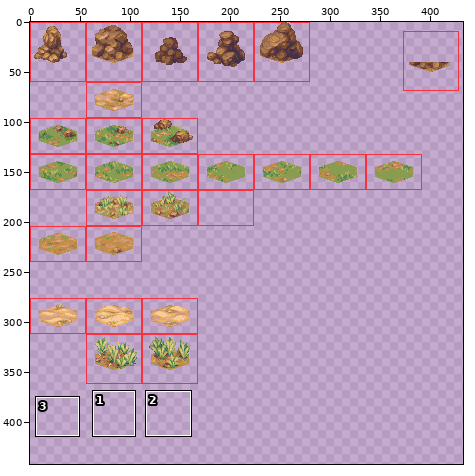
Edited in one commit: sprite sheet (public/assets/hex-tile-experiment-tiles.png). Above: a wide view before the commit, with the close-up outlined.
Close-up. Before the commit:
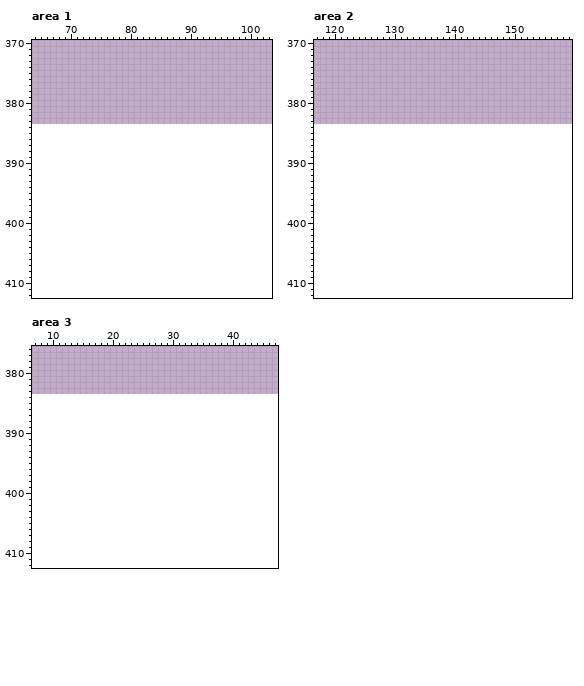
The file is 448x384 pixels. Shown: area 1: x 64..103, y 370..412; area 2: x 117..159, y 370..412; area 3: x 7..47, y 376..412. The old version is drawn lined up with the new one, on the new canvas. The wide view leaves out empty margins. The commit also changed other parts of the picture, which this record leaves out.
New version:
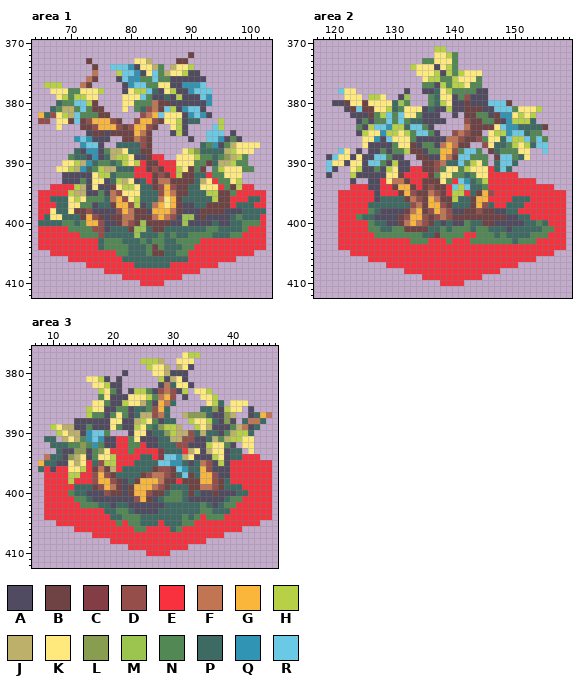
Palette (. is transparent): A #514b62  B #6f4344  C #823e44  D #964e4b  E #f9303d  F #c27552  G #fab63a  H #b7d147  J #bdb06a  K #ffe97c  L #889d50  M #9cc550  N #518853  P #3e6a64  Q #3094b4  R #6ac9e4
Changes in this commit:
canvas 448x384 -> 448x444
Changed rows in their new state; - is an unchanged pixel.
Area 1:
first column x 65:
372 -------------------------B------------
373 --------B-------KKJ----BB-------------
374 ---------B--RRRQAKKJN-JKKH------------
375 ---------F---HRRQAKRNJKKHAA-----------
376 --------FB---ARQQNNRNNAAAAAA----------
377 -HHH---FB-----AQRRNNKKAAQQQR----------
378 --KKKNNKKKH---AKHHRPAKHAAQRRR---------
379 ---KHNHHKK----KKKRNAAPAHAAARQ---------
380 ---PNNRRHB----KKNNNFBBAAAAAAQ---------
381 --PNJJNRNBB---K-NPDFBRHAQRRA----------
382 GPDKHJRNNNBB-----DFGRKKKAQRQA---------
383 DD-KKBRBDGGGDB--DGGDBKKHAPP---H-------
384 ---K---BBDGGGDBDGGDB--KHA----RH-------
385 --------ABBABBBBGFB---AHA---RRR-A-----
386 ------QRQAAA--BBFDB------A--RRQANA----
387 -------QRRA--PPPPDB--------PNQANJKKKK-
388 ------PAQQANJJKPPBB-----KHLPPPPJHKKK--
389 -----NPPAQAPJHHKAABEE--KKKHNNPNLJHN---
390 ----KKHJQPNNPNHKHEBBEEEKKKNNBPJJHNN---
391 ---KKHJQPNHJJPPPEEBDBEEHKBNB-NHKKKNN--
392 ----AAAAAKHHPNNNEEEBDBEHBBPPENNKKK----
393 ----AAANAKKAPHJKAPEBFFBBBBPJKENNKH----
394 --EEEEHJAKAABKHHKPPBDGDBBPPKKKENBHEE--
395 EEEEEHJJAANAFDKKKPPPDGFBBPPPHHBBNEEEEE
396 EEPPPKHKNNNPFGDKHPPPFKGBPPPPPHBBEEEPPE
397 EEEPPKKNNAPPBGGDHAPFGKGBAAPPBBBBEPPPEE
398 EEKPPKBBDAAAADGFBBAGGGFBAAABBBBAAAPPPP
399 EPKKPPPBGDBABBFFBBBFGFDAMMABAAAAPNPPPE
400 PPPPNNPNGGDAABFDBMBBBBAAMAAAAPAAPPNNNE
401 EEEEENNNNDDAPPPBMMPBBPPPPPPPNNPPPPNEEE
402 EEEEEEENNNDPPPPPMPPPNPNPPNNNNPPPNNEEEE
403 EEEEEEEEEEPNNNPPPNPNNPPNNNNEEEEEEEEEEE
404 EEEEEEEEEEPNNNNPPPNBNPPPNNEEEEEEEEEEEE
405 --EEEEEEEEEEENNPPPNBBPPNNEEEEEEEEEEE--
406 -----EEEEEEEEEPPPPPPPPPPPEEEEEEEE-----
407 --------EEEEEEEEPPPPPPEEEEEEEE--------
408 -----------EEEEEEEEEEEEEEEE-----------
409 --------------EEEEEEEEEE--------------
410 -----------------EEEE-----------------
Area 2:
first column x 119:
371 ------------------HH--------------------
372 ------------------KKHN------------------
373 ----------------NNKKKN------------------
374 --------------HKKKAKHN------------------
375 ---------------KKKHAHNHKKK--------------
376 ----------------KHHNNHKKKN--------------
377 ----------------NNAHNHHKNN--------------
378 --RKK--------A--AAPKHNNNNAA-------------
379 ---KKK-HHK--AM---NPKKANDAAA-------------
380 -AABKKBKKKKPMN---NPHKAABAAARRRB---------
381 ---ABRBBKKHPNKKKAPAAHAABBBAARRRNKKKH----
382 ----AAABNHRNRKKNAAA--A-BBNNABQQKHKH-----
383 -----ANANNRNRNPPAAAA---DBBNNBAQHHHP-----
384 -----NAHRRQHHPRRNA-----FBBBBKRQQPPPPB---
385 -----AHKKQHHKHNRRNA--DFDBB-KHHQRRPNN----
386 ------KKQARKKKNAAAAAFFDBBDNKKPRHHRNRN---
387 ------KAAAANKKBANNAFGFBB--DKPPNHKHPRR---
388 --RK-A-AANANNHBBANNGGDNRRN-BPNNNKK--R---
389 ARKKAKAARRNAA--BBAAGFBRRNNN-BRRNPK------
390 RKKAKKARRNAHAA--BBDFPPRNHKN-PRRP--------
391 RA--KHAANAHKAAEEBBDNKKNHKKKEPRP---------
392 A---HAAAAAKKBEEEEBNKKNNPNKKEEEEE--------
393 ----A--AAEKFFBEEBBBKNERQPNHEEEEEEEE-----
394 ----EEEAAEEBGGBEBDBBERHRPPNEEEEEEEEEEE--
395 --EEEEEEAEEEBGDBBFDBEHHEPBGDEEEEEEEEEEEE
396 --EEEEEEAPPPPBFDBGFBBHPPBGGEEEEPPPEEEEEE
397 --EEEEEPPPPPPPDFBGGDBPPPBGDPEEPPPEEEEEEE
398 --EEEEENPAAAABFGBDGFDAABBDBBAAPPEEEEEEEE
399 --EEENPPAAAABDGGDBDFDBBBBBBBBBAAPPEEEEEE
400 --EEEEENPPAABFGFDBPAPAANPPBBAAAAAPPNPEEE
401 --EEEEENNPPNNBBBBPPNPNNNPNNPPPAPPPPPNNEE
402 --EEEEEENNNNNNNNPPBNNNNEENNNPNPPPPNNNEEE
403 --EEEEEEEEEEEENNNEEENEEENNNNNNNPNNNEEEEE
404 --EEEEEEEEEEEEEEEEEEEEEEEEEEEEEEEEEEEEEE
405 ----EEEEEEEEEEEEEEEEEEEEEEEEEEEEEEEEEE--
406 -------EEEEEEEEEEEEEEEEEEEEEEEEEEEE-----
407 ----------EEEEEEEEEEEEEEEEEEEEEE--------
408 -------------EEEEEEEEEEEEEEEE-----------
409 ----------------EEEEEEEEEE--------------
410 -------------------EEEE-----------------
Area 3:
first column x 8:
377 ------------------------KHH------------
378 -----------------HHHJ--KKK-------------
379 ------------------HKKJ-JKA-------------
380 --------------A----KKJAAA--------------
381 --------KKHA-A------HAJKA--------------
382 ---------KKHAA------AFPKKA-------------
383 ----------HKNA-AHHNADFDAH-KKH----------
384 ----------NKAAAKKKHNFGD-A--KKH---------
385 ---------KKNAAHKKJNAGFP-----KHP-KKK----
386 --------HKKAANNAPPNDGP-----PPLAHKK-A---
387 --------HNNANKNAPJJDFP--JLLLPAALJ--APGF
388 ------AAAAAAKKAAJHKNAPP--HKKHPALA-PFFP-
389 --HKJJAANAAAKNAAHKNPLHHJ--HKJAAANJFAP--
390 ---HKJJAQRRN---AKKAPPLHJJDPJPPANJHHP---
391 -PP-JKJNQRQAAEENKAAAPPJJDDAAPJNJHHKK---
392 --PPPNNLNQNAAEENNEAAPPPDDAAAHKKNA-KK---
393 ---PAALLANLKEEENEEEECPPPEJKAJKKAPP-K---
394 -FPPALJKANKKHEEEEPPECRRQJKAAAHKAPPEEE--
395 GPPAAKJKEPDHHEEEPPPPRRQQPAPFDAHAEEEEEEE
396 PEAEEKKHEBFBJEPPPPPBDDBRQPPGDAAAEEEEEEE
397 -EEEEHHEEDGDBPPPPBDFFDBPRBPGGDAAEEEEEEE
398 -EEEEHEEEDGGDBAPBGGGFBBEBBBGGDBPEEEEEEE
399 -EEEEEPPPBDGFBABGGGFDBPPPBBFFDBPPPEEEEE
400 -EEEENPPAAADBBABGGDBBPNNPBPAABAAAPPEEEE
401 -EEEEENNPAAAAAAADGBAPNNNPAAAAAAPNNEEEEE
402 -EEEEEENNNPPAPPAAAAAAPPPPPPNPAPNNEEEEEE
403 -EEEEEEEEEEPPNNPAAAAPPPPPPPNNPPPEEEEEEE
404 -EEEEEEEEEEEPPNNNPPPPPPPNPNENNNEEEEEEEE
405 ---EEEEEEEEEENENNPPPEPPPNNEEEEEEEEEEE--
406 ------EEEEEEEEEENNEEEEPNEEEEEEEEEE-----
407 ---------EEEEEEEEEEEEEEEEEEEEEE--------
408 ------------EEEEEEEEEEEEEEEE-----------
409 ---------------EEEEEEEEEE--------------
410 ------------------EEEE-----------------
Pixel boxes of the changes (left, top, right, bottom) in both close-ups:
added: (38, 52, 266, 286)
added: (326, 46, 566, 286)
added: (38, 352, 272, 556)
